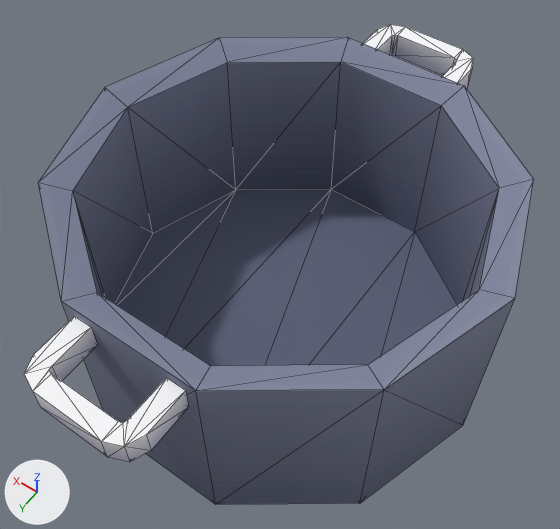
What one commit did to the glTF model assets/props/food/pot.glb.
One viewpoint serves both versions: a 50 mm camera at (-0.413, 0.593, 1.105) aimed at (0.007, 0.005, 0.181). The lights are fixed; the arrows at lower left show +X, +Y and +Z. The first picture is the older version. Mesh edges are drawn as thin lines. Vertices at exactly the same position are counted once.

The first picture shows 'pot'.
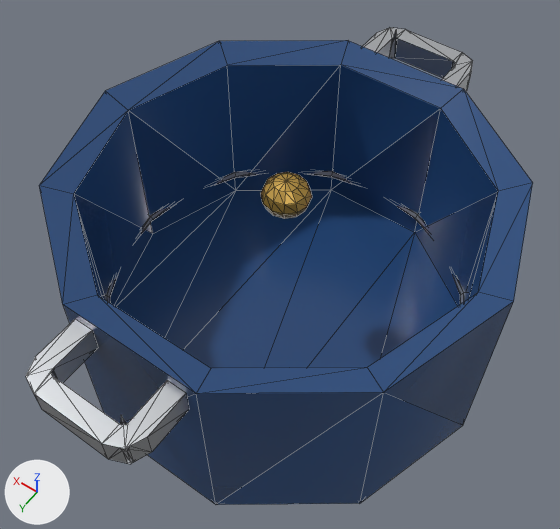
Where the change shows, as pixel boxes (x1, y1, x2, y2) in the pictures (560 x 529 px):
'pot', reshaped, rescaled: before (24, 25, 534, 504); after (26, 28, 533, 505)
part 1 of me_pot, added (orange): after (261, 172, 312, 219)
part 2 of me_pot, added (mostly hidden): after (105, 171, 465, 304)
part 3 of me_pot, reshaped: before (50, 35, 456, 462); after (53, 31, 455, 463)
part 4 of me_pot, recoloured: before (24, 25, 473, 456); after (26, 28, 473, 464)
part 5 of me_pot, recoloured (darker): (39, 40, 533, 504) in both

What the commit changed:
Material 'steel' (mat_steel) is new.
Its base color is (0.32, 0.34, 0.37) (grey #999ea4).
Its metallic is 0.5.
Its roughness is 0.4.
Material 'alu' (mat_alu) is new.
Its base color is (0.7, 0.72, 0.75) (light grey #dadde1).
Its metallic is 0.9.
Its roughness is 0.3.
Material 'gunmetalDark' (mat_gunmetaldark) is new.
Its base color is (0.04, 0.045, 0.05) (dark grey #383c3f).
Its metallic is 0.4.
Material 'brass' (mat_brass) is new.
Its base color is (0.55, 0.34, 0.07) (orange #c49e4b).
Its metallic is 0.6.
Its roughness is 0.4.
Material 'enamelBlue' (mat_enamelblue) is new.
Its base color is (0.02, 0.07, 0.2) (dark blue #274b7c).
Its roughness is 0.25.
me_pot is used by ob_pot; location (0.0, 0.0, 0.0).
me_pot had 124 vertices, 228 faces and spanned x -0.329..0.329, y -0.411..0.411, z 0.0..0.361.
me_pot now has 370 vertices, 660 faces and spans x -0.329..0.329, y -0.411..0.411, z 0.0..0.367.
me_pot part 1: a new loose piece, a UV sphere (12 segments, 6 rings, poles along z) spanning x -0.035..0.035, y -0.035..0.035, z 0.311..0.367, in mat_brass (orange #c49e4b).
me_pot part 2: a new loose piece of 120 vertices spanning x -0.295..0.295, y -0.295..0.295, z 0.093..0.107, in mat_steel (grey #999ea4).
Part 3, on me_pot:
32 faces are deleted.
56 vertices are added at x -0.077..0.077, y -0.403..0.403, z 0.287..0.363.
8 new vertices lie (0.0, 0.0, 0.033) away from vertices in x -0.077..0.077, y -0.403..0.403, z 0.305..0.311.
104 new faces join them, mat_alu (light grey #dadde1).
me_pot part 4: 80 faces spanning x -0.085..0.085, y -0.411..0.411, z 0.305..0.344 switch from mat_colormap to mat_alu (light grey #dadde1).
me_pot part 5: 68 faces spanning x -0.329..0.329, y -0.313..0.313, z 0.033..0.361 switch from mat_colormap to mat_enamelblue (dark blue #274b7c).
me_pot gains material mat_gunmetaldark (dark grey #383c3f).
me_pot gains material mat_brass (orange #c49e4b).
me_pot gains material mat_steel (grey #999ea4).
Object 'pot' (ob_pot) is rescaled from (1.0, 1.0, 1.0) to (1.0, 1.0, 0.984).
